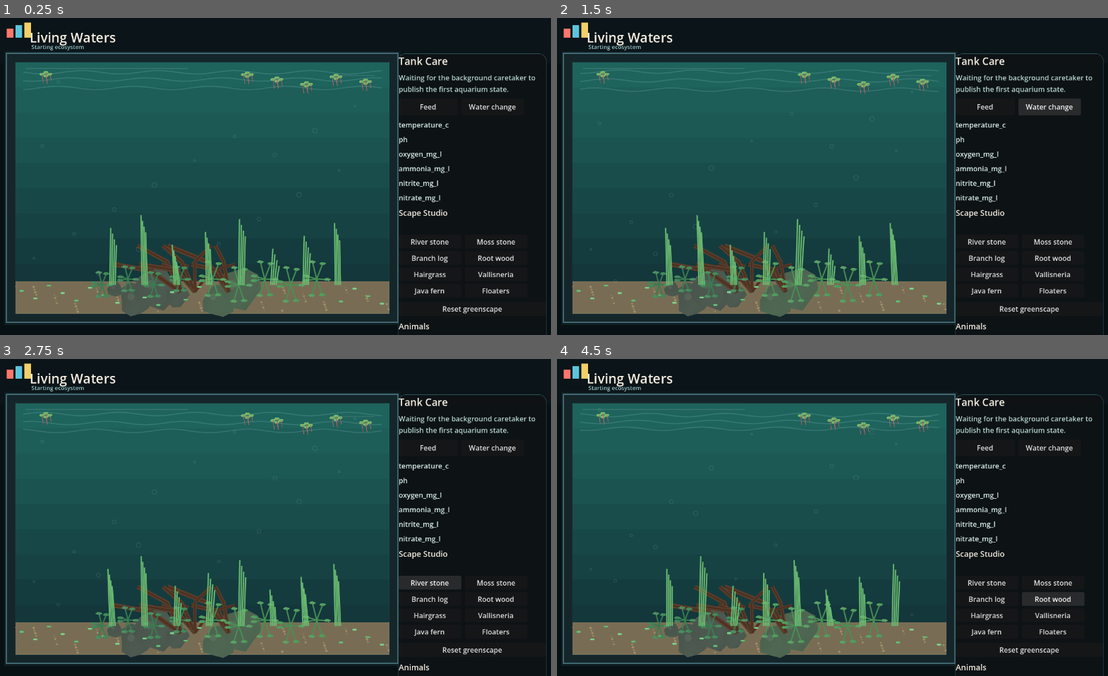
Above: before the commit, frames 1-4 (two rows, left to right).
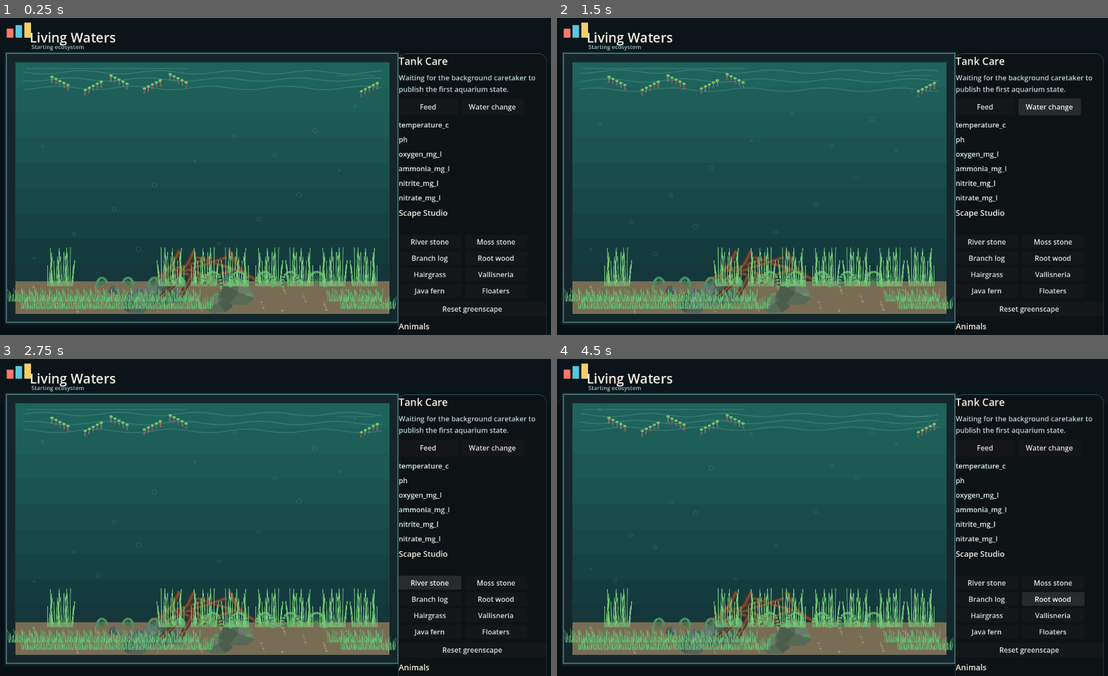
Above: after the commit, the same moments.

Repository: EgeDorukDeveci/living-waters
Game: Godot game, scene res://scenes/main.tscn
Same seed, same stepped clock (60 frames per second), same inputs: the game is played once before the commit and once after it.
Inputs:
- Up to frame 1 (0.25 s): no input
- Up to frame 2 (1.5 s): click "Feed" at 0.5 s; click "Water change" at 1.25 s
- Up to frame 3 (2.75 s): click "River stone" at 2 s
- Up to frame 4 (4.5 s): click "Moss stone" at 2.75 s; click "Branch log" at 3.5 s; click "Root wood" at 4.25 s

The runs differ from the first frame. In frame 1, 7.5% of the frame differs, in the area x 1-72%, y 16-95%; in frame 2, 7.5%; in frame 3, 7.4%; in frame 4, 7.6%.

Commit message:
Replace procedural aquarium art with sprite assets

Diff:
--- a/scripts/Main.gd
+++ b/scripts/Main.gd
@@ -14,6 +14,8 @@
 var state: Dictionary = {}
 var species: Dictionary = {}
 var animal_visuals: Dictionary = {}
+var fish_textures: Dictionary = {}
+var scape_textures: Dictionary = {}
 var time_accum := 0.0
 
 var panel: VBoxContainer
@@ -31,6 +33,7 @@
 	command_path = root_dir.path_join("runtime").path_join("command.json")
 	species_path = root_dir.path_join("data").path_join("species").path_join("freshwater_v1.json")
 	species = _load_species(species_path)
+	_load_sprite_assets()
 	_build_ui()
 	_load_state()
 	queue_redraw()
@@ -74,8 +77,34 @@
 	var result := {}
 	if typeof(payload) == TYPE_DICTIONARY:
 		for item in payload.get("species", []):
-			result[item["id"]] = item
+				result[item["id"]] = item
 	return result
+
+func _load_sprite_assets() -> void:
+	for id in [
+		"neon_tetra", "betta_splendens", "zebra_danio", "peppered_cory", "cherry_shrimp",
+		"harlequin_rasbora", "fancy_guppy", "honey_gourami", "kuhli_loach"
+	]:
+		var texture := _load_png_texture("res://assets/sprites/fish/%s.png" % id)
+		if texture:
+			fish_textures[id] = texture
+	for id in [
+		"river_stone", "moss_stone", "dragon_stone", "branch_driftwood", "root_driftwood",
+		"dwarf_hairgrass", "java_fern", "anubias", "vallisneria", "red_root_floaters"
+	]:
+		var texture := _load_png_texture("res://assets/sprites/scape/%s.png" % id)
+		if texture:
+			scape_textures[id] = texture
+
+func _load_png_texture(path: String) -> Texture2D:
+	var imported := ResourceLoader.load(path)
+	if imported is Texture2D:
+		return imported
+	var image := Image.new()
+	var error := image.load(path)
+	if error != OK:
+		return null
+	return ImageTexture.create_from_image(image)
 
 func _load_state() -> void:
 	var payload = _load_json(state_path)
@@ -408,7 +437,8 @@
 			var x := center + float(i - quantity) * 31.0 + sin(i * 2.1) * 18.0
 			var y := sand_top + 18.0 + float(i % 3) * 13.0
 			var stone_color := _rock_color(kind)
-			_draw_rock(Vector2(x, y), radius, stone_color, i)
+			if not _draw_scape_sprite(kind, Vector2(x, y), Vector2(radius * 2.45, radius * 2.15), i % 2 == 0):
+				_draw_rock(Vector2(x, y), radius, stone_color, i)
 		rock_index += quantity
 	var wood_index := 0
 	for item in _scape_items("wood"):
@@ -417,8 +447,18 @@
 		for n in range(quantity):
 			var branch_count := 3 if kind == "branch_driftwood" else 5
 			var root := Vector2(inner.position.x + inner.size.x * (0.44 + fposmod(float(wood_index) * 0.13, 0.22)), sand_top + 24.0)
-			_draw_driftwood(root, branch_count, wood_index)
+			if not _draw_scape_sprite(kind, root + Vector2(0, -52), Vector2(190, 150), wood_index % 2 == 1):
+				_draw_driftwood(root, branch_count, wood_index)
 			wood_index += 1
+
+func _draw_scape_sprite(item_type: String, pos: Vector2, draw_size: Vector2, flip: bool = false, modulate: Color = Color.WHITE) -> bool:
+	if not scape_textures.has(item_type):
+		return false
+	var texture: Texture2D = scape_textures[item_type]
+	draw_set_transform(pos, 0.0, Vector2(-1.0 if flip else 1.0, 1.0))
+	draw_texture_rect(texture, Rect2(-draw_size * 0.5, draw_size), false, modulate)
+	draw_set_transform(Vector2.ZERO, 0.0, Vector2.ONE)
+	return true
 
 func _draw_rock(pos: Vector2, radius: float, color: Color, seed: int) -> void:
 	var points := PackedVector2Array()
@@ -456,15 +496,25 @@
 			var seed := n + quantity * kind.length()
 			match kind:
 				"dwarf_hairgrass":
-					_draw_carpet_patch(seed, inner, sand_top)
+					var pos := Vector2(inner.position.x + fposmod(seed * 31.0, inner.size.x), sand_top + 17.0 + fposmod(seed * 17.0, 34.0))
+					if not _draw_scape_sprite(kind, pos, Vector2(86, 86), seed % 2 == 0):
+						_draw_carpet_patch(seed, inner, sand_top)
 				"vallisneria":
-					_draw_vallisneria(seed, inner, sand_top)
+					var pos := Vector2(inner.position.x + 42.0 + fposmod(seed * 73.0, inner.size.x - 84.0), sand_top - 38.0)
+					if not _draw_scape_sprite(kind, pos, Vector2(86, 132), seed % 2 == 0):
+						_draw_vallisneria(seed, inner, sand_top)
 				"java_fern":
-					_draw_rosette(seed, inner, sand_top, Color("#4f9c5c"), 42.0)
+					var pos := Vector2(inner.position.x + 48.0 + fposmod(seed * 59.0, inner.size.x - 96.0), sand_top - 18.0)
+					if not _draw_scape_sprite(kind, pos, Vector2(78, 78), seed % 2 == 0):
+						_draw_rosette(seed, inner, sand_top, Color("#4f9c5c"), 42.0)
 				"anubias":
-					_draw_rosette(seed, inner, sand_top, Color("#3f8758"), 30.0)
+					var pos := Vector2(inner.position.x + 48.0 + fposmod(seed * 59.0, inner.size.x - 96.0), sand_top - 12.0)
+					if not _draw_scape_sprite(kind, pos, Vector2(66, 66), seed % 2 == 0):
+						_draw_rosette(seed, inner, sand_top, Color("#3f8758"), 30.0)
 				"red_root_floaters":
-					_draw_floaters(seed, inner)
+					var pos := Vector2(inner.position.x + 44.0 + fposmod(seed * 67.0, inner.size.x - 88.0), inner.position.y + 46.0 + fposmod(seed * 11.0, 25.0))
+					if not _draw_scape_sprite(kind, pos, Vector2(70, 70), seed % 2 == 0):
+						_draw_floaters(seed, inner)
 				_:
 					_draw_rosette(seed, inner, sand_top, Color("#5ca86c"), 34.0)
 		fallback_done = true
@@ -538,6 +588,8 @@
 		var health := float(animal.get("health", 1.0))
 		var tint := Color(spec.get("color", "#cccccc")).lerp(Color("#d8c8a0"), clamp(stress * 0.35 + (1.0 - health) * 0.4, 0.0, 0.55))
 		var accent := Color(spec.get("accent", "#ffffff"))
+		if _draw_fish_sprite(str(animal.get("species_id", "")), pos, facing, stress, health):
+			continue
 		var visual_family := str(spec.get("visual_family", animal.get("species_id", "")))
 		match visual_family:
 			"cherry_shrimp":
@@ -558,6 +610,39 @@
 				_draw_loach(pos, facing, tint, accent, visual)
 			_:
 				_draw_tetra(pos, facing, tint, accent, visual)
+
+func _draw_fish_sprite(species_id: String, pos: Vector2, facing: float, stress: float, health: float) -> bool:
+	if not fish_textures.has(species_id):
+		return false
+	var texture: Texture2D = fish_textures[species_id]
+	var draw_size := _fish_sprite_size(species_id)
+	var warmth: float = clamp(stress * 0.18 + (1.0 - health) * 0.22, 0.0, 0.35)
+	var modulate := Color(1.0, 1.0 - warmth * 0.18, 1.0 - warmth * 0.28, 1.0)
+	draw_set_transform(pos, 0.0, Vector2(1.0 if facing >= 0 else -1.0, 1.0))
+	draw_texture_rect(texture, Rect2(-draw_size * 0.5, draw_size), false, modulate)
+	draw_set_transform(Vector2.ZERO, 0.0, Vector2.ONE)
+	return true
+
+func _fish_sprite_size(species_id: String) -> Vector2:
+	match species_id:
+		"cherry_shrimp":
+			return Vector2(52, 30)
+		"kuhli_loach":
+			return Vector2(92, 46)
+		"betta_splendens":
+			return Vector2(74, 42)
+		"peppered_cory":
+			return Vector2(72, 40)
+		"honey_gourami":
+			return Vector2(68, 38)
+		"fancy_guppy":
+			return Vector2(58, 34)
+		"zebra_danio":
+			return Vector2(64, 32)
+		"harlequin_rasbora":
+			return Vector2(62, 34)
+		_:
+			return Vector2(58, 32)
 
 func _fish_points(pos: Vector2, facing: float, length: float, height: float) -> PackedVector2Array:
 	return PackedVector2Array([
Binary file added: assets/sprites/fish/betta_splendens.png
Not shown, added: assets/sprites/fish/betta_splendens.png.import
Binary file added: assets/sprites/fish/cherry_shrimp.png
Not shown, added: assets/sprites/fish/cherry_shrimp.png.import
Binary file added: assets/sprites/fish/fancy_guppy.png
Not shown, added: assets/sprites/fish/fancy_guppy.png.import
Binary file added: assets/sprites/fish/harlequin_rasbora.png
Not shown, added: assets/sprites/fish/harlequin_rasbora.png.import
Binary file added: assets/sprites/fish/honey_gourami.png
Not shown, added: assets/sprites/fish/honey_gourami.png.import
Binary file added: assets/sprites/fish/kuhli_loach.png
Not shown, added: assets/sprites/fish/kuhli_loach.png.import
(and 28 more such lines)
